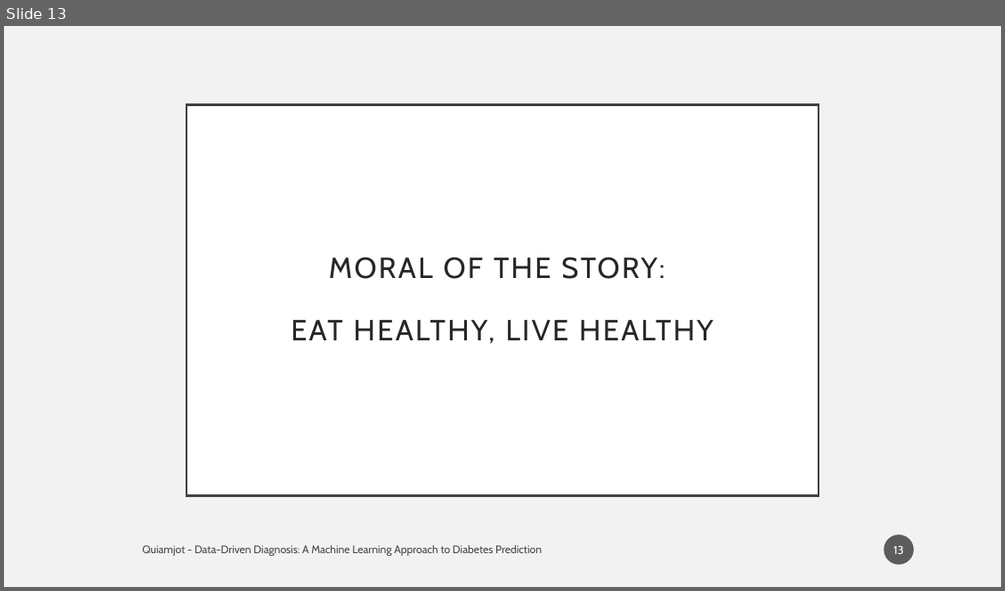
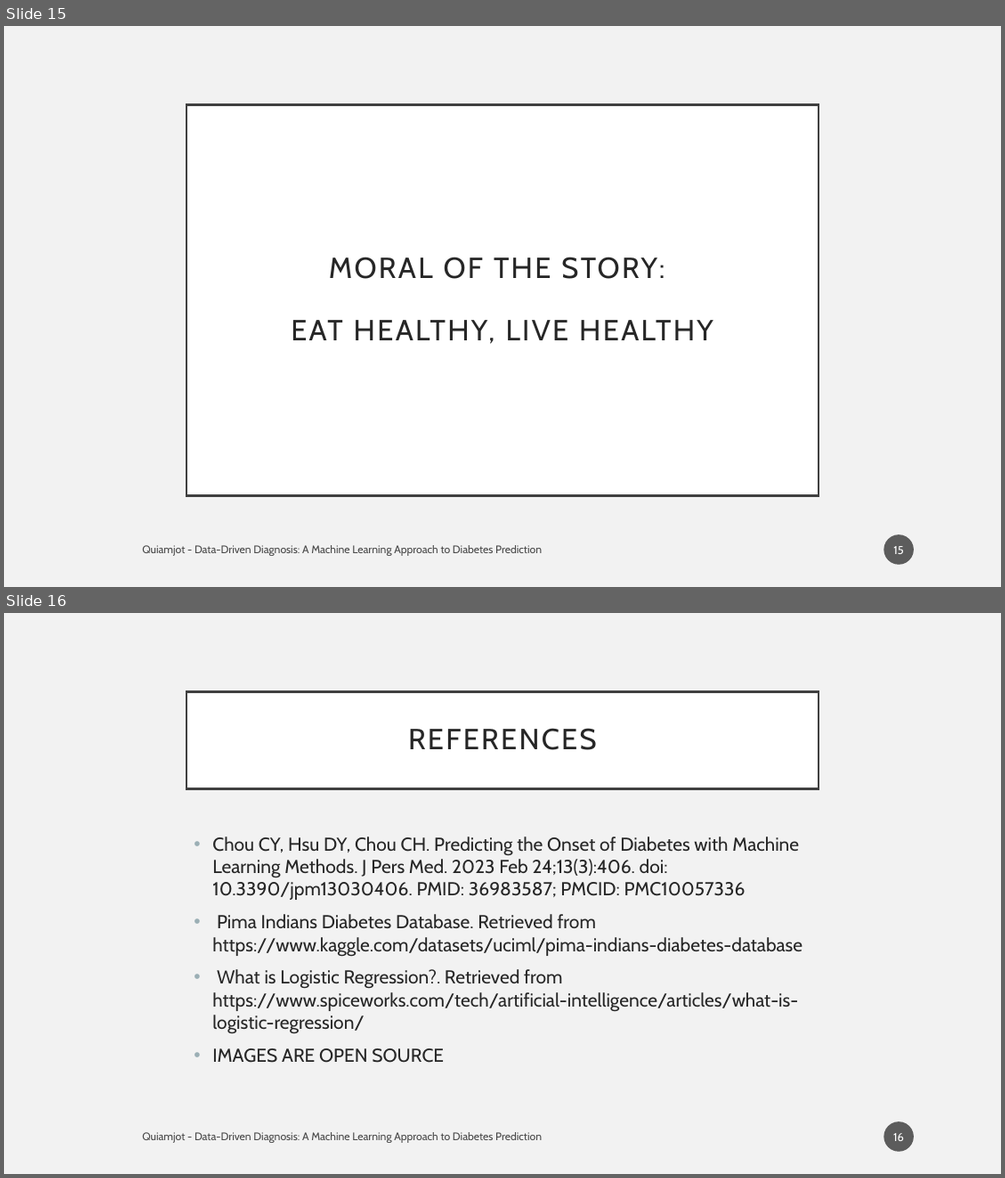
Before and after one commit to aiquiamjot/App_Physics157, a slide deck: coding project/presentation.pptx. Shown one above the other, each under a label of ours: slide 13 before the commit, slides 15 and 16 after it. The pictures are 1005x591 and 1005x1178 pixels, drawn with LibreOffice and Linux fonts; fonts in the diff are those of the drawing. Boxes give left, top, right and bottom in pixels: in the first picture for what was removed or moved away, otherwise in the second. Text is boxed around its words. In the diff, an @@ line names an element or a change of style, - is before the commit and + after.

```diff
--- a/coding project/presentation.pptx
+++ b/coding project/presentation.pptx
@@ slide 16 added at (x1=4, y1=613, x2=1001, y2=1174), background #F2F2F2 @@
@@ title added at (x1=186, y1=691, x2=818, y2=788), fill #FFFFFF, outline #404040 2.5 pt, 28 pt, text #262626 @@
+REFERENCES
@@ text added at (x1=212, y1=836, x2=802, y2=1062), 18 pt, text #262626 @@
+• Chou CY, Hsu DY, Chou CH. Predicting the Onset of Diabetes with Machine Learning Methods. J Pers Med. 2023 Feb 24;13(3):406. doi: 10.3390/jpm13030406. PMID: 36983587; PMCID: PMC10057336
+• Pima Indians Diabetes Database. Retrieved from https://www.kaggle.com/datasets/uciml/pima-indians-diabetes-database
+• What is Logistic Regression?. Retrieved from https://www.spiceworks.com/tech/artificial-intelligence/articles/what-is-logistic-regression/
+• IMAGES ARE OPEN SOURCE
@@ text added at (x1=142, y1=1132, x2=542, y2=1143), 10.5 pt, text #000000 at 70% opacity @@
+Quiamjot - Data-Driven Diagnosis: A Machine Learning Approach to Diabetes Prediction
@@ page number added at (x1=884, y1=1121, x2=914, y2=1151), fill #1D1D1D at 70% opacity, 11 pt, text #FFFFFF @@
+16
@@ what was slide 13 is now slide 15 @@
@@ page number at (x1=893, y1=546, x2=903, y2=554): text changed @@
-13
+15
```
Also in this commit, not shown: 4 slides changed, 2 other slides added, 1 other file.
